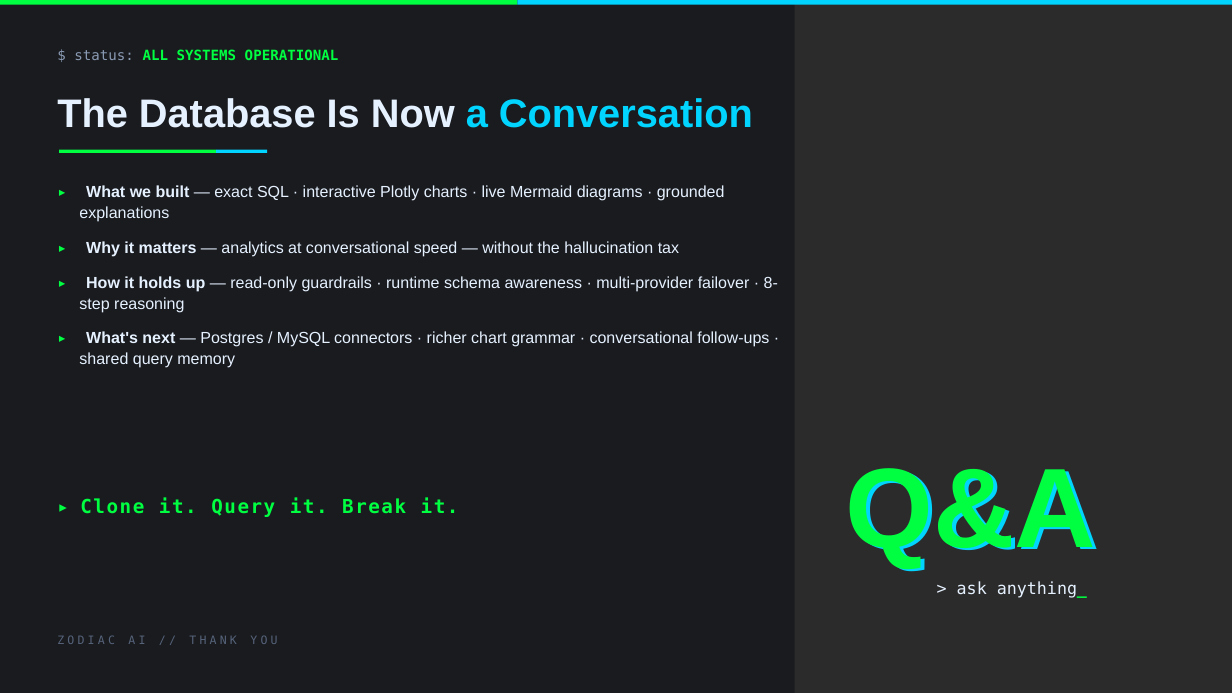
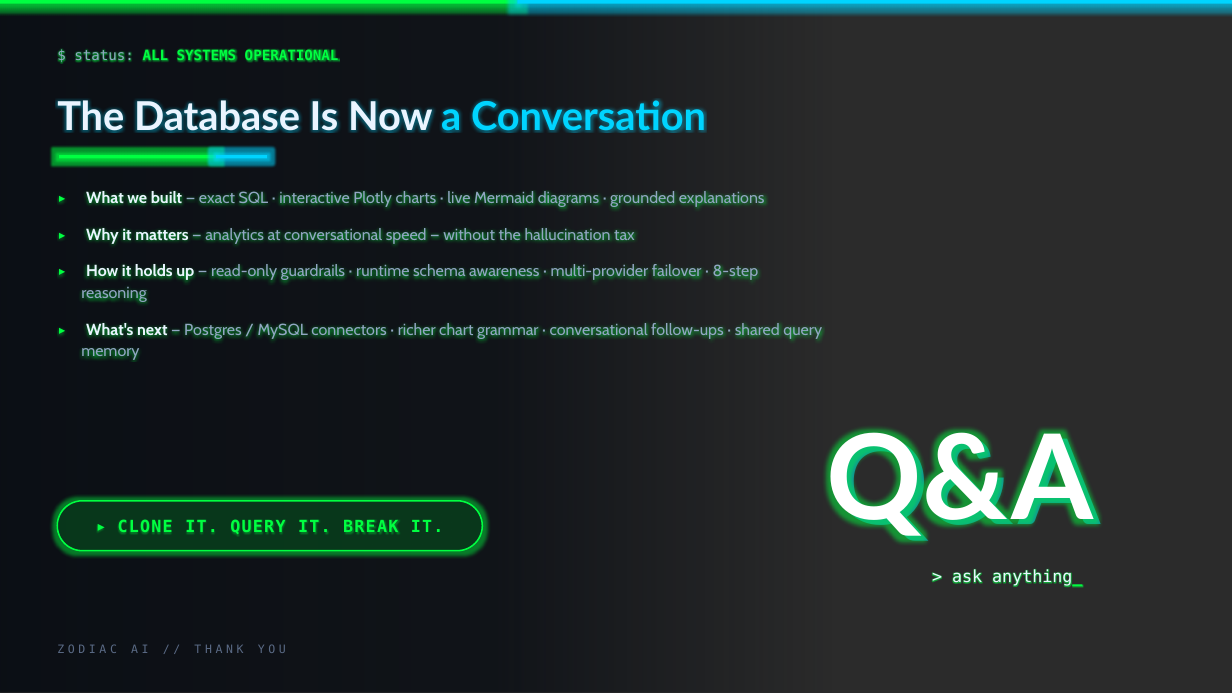
Before and after one commit to sachin20072909/Arduino-learning-journey.., a slide deck: slide 11 of Zodiac_AI_Pitch_Deck.pptx. Drawn at 1232x693 pixels with LibreOffice and Linux fonts; fonts in the diff are those of the drawing; background and template pictures are left out; a plain dark background stands for a picture behind light text. Boxes give left, top, right and bottom in pixels: in the first picture for what was removed or moved away, otherwise in the second. Text is boxed around its words. In the diff, an @@ line names an element or a change of style, - is before the commit and + after.

```diff
--- a/Zodiac_AI_Pitch_Deck.pptx
+++ b/Zodiac_AI_Pitch_Deck.pptx
@@ rectangle: place and size @@
-rectangle at (0,0,795,693)
+rectangle at (0,0,832,693)
@@ rectangle at (0,0,832,693): fill #0A0E14 at 52% opacity to gradient #0A0E14 @@
@@ text "$ status: ALL SYSTEMS OPERATIONAL" at (74,48,339,63): text colour #8B9BB4 to #93A6C4 in "$ status:" @@
@@ text "The Database Is Now a ..." at (57,95,706,138): font Arial to Lato; text colour #E6F1FF to #EAF4FF in "The Database Is Now" @@
@@ rectangle: place and size @@
-rectangle at (59,150,216,153)
+rectangle at (59,155,216,158)
@@ rectangle: place and size @@
-rectangle at (216,150,267,153)
+rectangle at (216,155,267,158)
@@ text "▸ What we built — ..." at (81,189,822,360): font Arial to Cabin; text colour #E6F1FF to #EAF4FF in "What we built", "Why it matters", "How it holds up", "What's next"; text colour #E6F1FF to #93A6C4 in "— exact SQL · interactive Plotly charts ...", "— analytics at conversational speed — without ...", "— read-only guardrails · runtime schema awareness ...", "— Postgres / MySQL connectors · richer ..."; indent changed; line spacing 1.08 to 1.12; more space between paragraphs @@
@@ text "Q&A": place and size @@
-text "Q&A" at (846,434,1178,582)
+text "Q&A" at (827,417,1094,541)
@@ text "Q&A" at (827,417,1094,541): size 88 to 92 pt, font Arial to Lato, text colour #00FF41 to #00D4FF at 55% opacity @@
@@ text "Q&A": place and size @@
-text "Q&A" at (845,468,1096,567)
+text "Q&A" at (827,402,1188,559)
@@ text "Q&A" at (827,402,1188,559): size 88 to 92 pt, font Arial to Lato, text colour #00D4FF to #FFFFFF @@
@@ text "▸ CLONE IT. QUERY IT. ..." at (118,518,444,536): vertical alignment top to middle @@
@@ rounded rectangle added at (57,501,482,551), fill #0A0E14 at 62% opacity, outline #00FF41 1.2 pt @@
@@ text at (118,518,444,536): text changed; size 15 to 13 pt @@
-▸ Clone it. Query it. Break it.
+▸ CLONE IT. QUERY IT. BREAK IT.
@@ text "> ask anything_": place and size @@
-text "> ask anything_" at (957,581,1087,598)
+text "> ask anything_" at (952,569,1082,586)
@@ text "> ask anything_" at (952,569,1082,586): text colour #E6F1FF to #EAF4FF @@
@@ text "ZODIAC AI // THANK YOU": place and size @@
-text "ZODIAC AI // THANK YOU" at (57,635,277,644)
+text "ZODIAC AI // THANK YOU" at (57,644,286,653)
@@ text "ZODIAC AI // THANK YOU" at (57,644,286,653): text colour #56637A to #5A6A85, letter spacing 2.5 to 2.8 pt @@
```
Also in this commit, not shown: 10 other slides changed, 12 other files.
